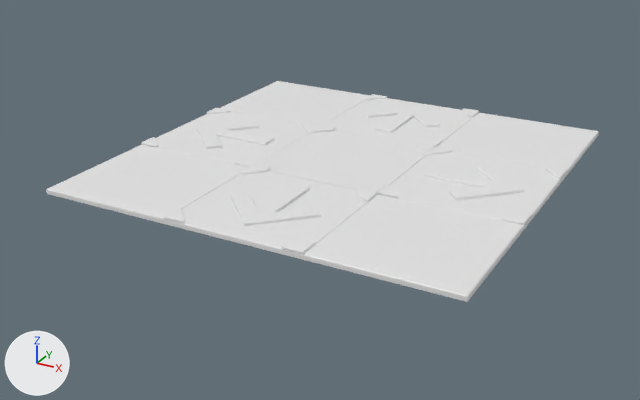
Two versions of the Blender file models/dancepad.blend, one commit apart.
Rendered twice from a camera (50 mm lens) standing at (2.79, -5.45, 2.34) and looking at (-0.11, -0.19, -0.29). The lights are fixed; the arrows at lower left show +X, +Y and +Z. The older version comes first.
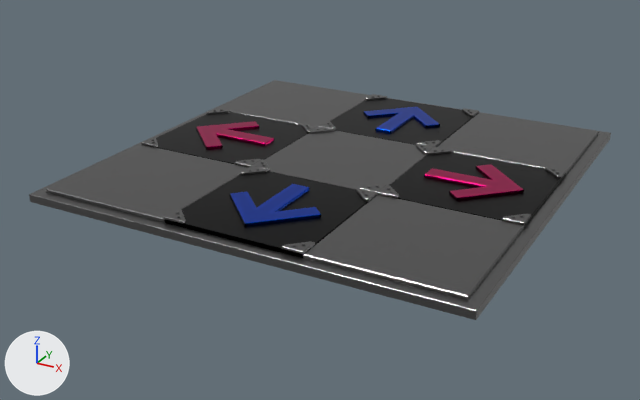
The change, as a list of edits to the scene's bpy script:
```text
Add mat_arrow_001:
    mat_arrow_001 = bpy.data.materials.new('Arrow.001')
    # uses the picture img_arrowr_d_png
    # uses the picture img_arrowr_png
Add mat_arrow:
    mat_arrow = bpy.data.materials.new('Arrow')
    # uses the picture img_arrow_d_png
    # uses the picture img_arrow_png
Change me_plane_002:
    used by ob_plane_004; location = (0.0, -1.0, 0.0); rotation_euler = (0.0, 0.0, 3.142), in degrees (0, 0, 180)
    remove me_plane_002.from_pydata(...)  # 99 vertices, 79 faces; spans x -0.5..0.5, y -0.5..0.5, z -0.036..0.019
    add me_plane_002.from_pydata(...)  # 39 vertices, 31 faces; spans x -0.5..0.5, y -0.5..0.5, z -0.036..0.019
    me_plane_002 part 1: the loose piece of 15 vertices spanning x -0.5..-0.357, y -0.5..-0.357, z 0.0..0.015 is deleted
    me_plane_002 part 2: the loose piece of 15 vertices spanning x 0.357..0.5, y -0.5..-0.357, z 0.0..0.015 is deleted
    me_plane_002 part 3: the loose piece of 15 vertices spanning x -0.5..-0.357, y 0.357..0.5, z 0.0..0.015 is deleted
    me_plane_002 part 4: the loose piece of 15 vertices spanning x 0.357..0.5, y 0.357..0.5, z 0.0..0.015 is deleted
    me_plane_002 part 5: 21 kept faces spanning x -0.346..0.346, y -0.346..0.346, z 0.0..0.019 get new texture (UV) coordinates
    me_plane_002 part 6: 31 faces spanning x -0.5..0.5, y -0.5..0.5, z -0.036..0.019 switch from no material to mat_arrow
Change me_plane_003:
    used by ob_plane_005; location = (0.0, 0.0, 0.0); rotation_euler = (0.0, 0.0, 3.142), in degrees (0, 0, 180)
    remove me_plane_003.from_pydata(...)  # 48 vertices, 34 faces; spans x -0.5..0.5, y -0.5..0.5, z -0.036..0.015
    add me_plane_003.from_pydata(...)  # 8 vertices, 6 faces; spans x -0.5..0.5, y -0.5..0.5, z -0.036..0.0
    me_plane_003 part 7: the loose piece of 10 vertices spanning x -0.5..-0.357, y -0.5..-0.357, z 0.0..0.015 is deleted
    me_plane_003 part 8: the loose piece of 10 vertices spanning x 0.357..0.5, y -0.5..-0.357, z 0.0..0.015 is deleted
    me_plane_003 part 9: the loose piece of 10 vertices spanning x -0.5..-0.357, y 0.357..0.5, z 0.0..0.015 is deleted
    me_plane_003 part 10: the loose piece of 10 vertices spanning x 0.357..0.5, y 0.357..0.5, z 0.0..0.015 is deleted
    me_plane_003 part 11: 6 faces spanning x -0.5..0.5, y -0.5..0.5, z -0.036..0.0 switch from no material to mat_metal (grey #797979)
Change me_plane_004:
    used by ob_plane_006; location = (-1.0, -1.0, 0.0); rotation_euler = (0.0, 0.0, 3.142), in degrees (0, 0, 180)
    remove me_plane_004.from_pydata(...)  # 12 vertices, 10 faces; spans x -0.5..0.5, y -0.5..0.5, z -0.036..0.0
    add me_plane_004.from_pydata(...)  # 12 vertices, 10 faces; spans x -0.5..0.5, y -0.5..0.5, z -0.084..0.0
    me_plane_004 part 12
    add for i in [*range(0, 4)]: me_plane_004.vertices[i].co += Vector((0.0, 0.0, -0.048))
    add me_plane_004.materials.append(mat_metal)  # grey #797979
Add me_plane_005:
    me_plane_005.from_pydata(...)  # 39 vertices, 31 faces; spans x -0.5..0.5, y -0.5..0.5, z -0.036..0.019
    me_plane_005.materials.append(mat_arrow_001)
Change ob_plane_001:
    ob_plane_001: bpy.data.objects.new('Plane.001', me_plane_002) -> bpy.data.objects.new('Plane.001', me_plane_005)
Change ob_plane_003:
    ob_plane_003: bpy.data.objects.new('Plane.003', me_plane_002) -> bpy.data.objects.new('Plane.003', me_plane_005)
Add ob_plane:
    ob_plane = bpy.data.objects.new('Plane', me_plane)  # 24 vertices, 24 faces; spans x -1.0..1.0, y -1.0..1.0, z -0.05..-0.02; in mat_metal (grey #797979)
    ob_plane.location = (0.0, 0.0, 0.0)
    ob_plane.scale = (1.58, 1.58, 1.58)
Add ob_plane_014:
    ob_plane_014 = bpy.data.objects.new('Plane.014', me_plane_001)  # 444 vertices, 320 faces; spans x -0.5..0.5, y -0.5..0.5, z 0.0..0.022; in mat_metal (grey #797979)
    ob_plane_014.location = (0.0, 0.0, 0.0)
    ob_plane_014.rotation_euler = (0.0, 0.0, 1.571)  # degrees (0, 0, 90)
Add ob_plane_013:
    ob_plane_013 = bpy.data.objects.new('Plane.013', me_plane_001)  # 444 vertices, 320 faces; spans x -0.5..0.5, y -0.5..0.5, z 0.0..0.022; in mat_metal (grey #797979)
    ob_plane_013.parent = ob_plane_002
    ob_plane_013.location = (0.0, 1.0, 0.0)
    ob_plane_013.rotation_euler = (0.0, 0.0, 1.571)  # degrees (0, 0, 90)
Add ob_plane_012:
    ob_plane_012 = bpy.data.objects.new('Plane.012', me_plane_001)  # 444 vertices, 320 faces; spans x -0.5..0.5, y -0.5..0.5, z 0.0..0.022; in mat_metal (grey #797979)
    ob_plane_012.parent = ob_plane_003
    ob_plane_012.location = (1.0, 0.0, 0.0)
    ob_plane_012.rotation_euler = (0.0, 0.0, 1.571)  # degrees (0, 0, 90)
Add ob_plane_011:
    ob_plane_011 = bpy.data.objects.new('Plane.011', me_plane_001)  # 444 vertices, 320 faces; spans x -0.5..0.5, y -0.5..0.5, z 0.0..0.022; in mat_metal (grey #797979)
    ob_plane_011.parent = ob_plane_004
    ob_plane_011.location = (0.0, -1.0, 0.0)
    ob_plane_011.rotation_euler = (0.0, 0.0, 1.571)  # degrees (0, 0, 90)
Add ob_plane_010:
    ob_plane_010 = bpy.data.objects.new('Plane.010', me_plane_001)  # 444 vertices, 320 faces; spans x -0.5..0.5, y -0.5..0.5, z 0.0..0.022; in mat_metal (grey #797979)
    ob_plane_010.parent = ob_plane_001
    ob_plane_010.location = (-1.0, 0.0, 0.0)
    ob_plane_010.rotation_euler = (0.0, 0.0, 1.571)  # degrees (0, 0, 90)
```

Pixel boxes [x1, y1, x2, y2] of what changed, in the pictures (640 x 400 px; the box of a moved part takes in the faces that stretch with it):
'Plane', added: after [29, 80, 611, 320]
'Plane.011', added: after [164, 166, 378, 254]
'Plane.012', added: after [378, 147, 567, 225]
'Plane.014', added: after [252, 126, 434, 192]
'Plane.010', added: after [141, 108, 318, 167]
'Plane.013', added: after [319, 94, 479, 147]
part 1 of me_plane_002, deleted: before [235, 121, 452, 201]
part 2 of me_plane_002, deleted: before [240, 123, 441, 198]
part 3 of me_plane_002, deleted: before [141, 94, 567, 254]
part 4 of me_plane_002, deleted: before [164, 108, 531, 225]
part 5 of me_plane_002, surface changed: before [196, 107, 524, 226]; after [230, 107, 440, 226]
part 6 of me_plane_002, recoloured (darker): before [145, 98, 566, 260]; after [164, 98, 477, 258]
part 7 of me_plane_003, deleted: before [415, 143, 434, 154]
part 8 of me_plane_003, deleted: before [310, 126, 334, 133]
part 9 of me_plane_003, deleted: before [359, 184, 386, 192]
part 10 of me_plane_003, deleted: before [251, 159, 270, 171]
part 11 of me_plane_003, recoloured (white to grey): [265, 130, 428, 195] in both
part 12 of me_plane_004, moved or reshaped: before [46, 132, 599, 302]; after [46, 132, 599, 300]
